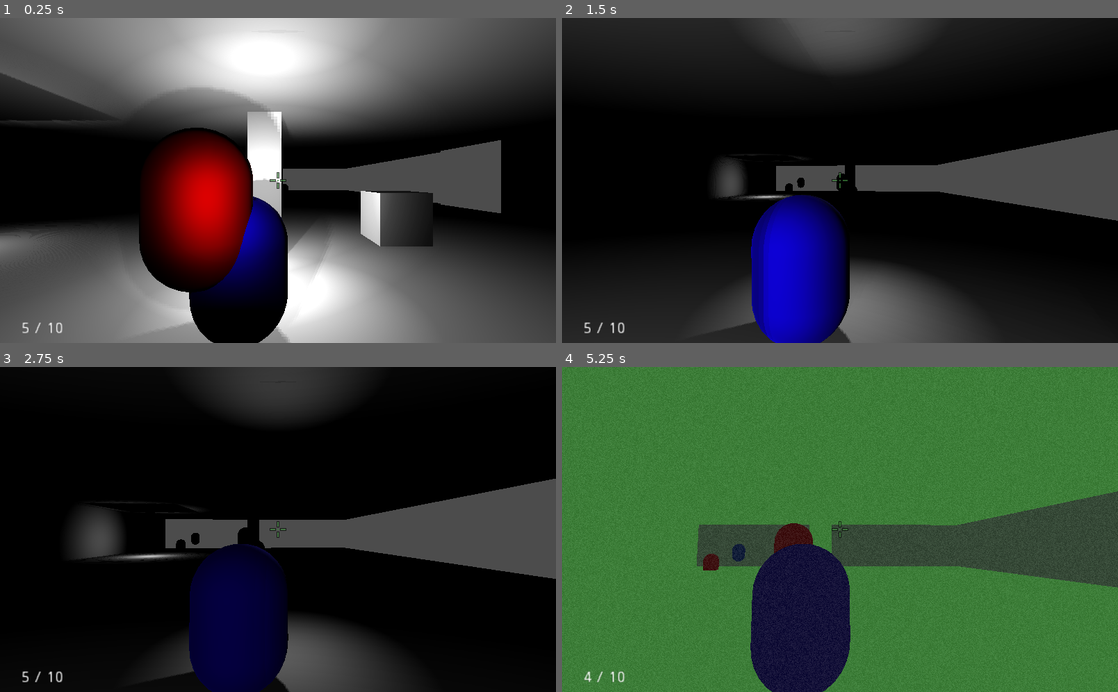
Above: before the commit, frames 1-4 (two rows, left to right).
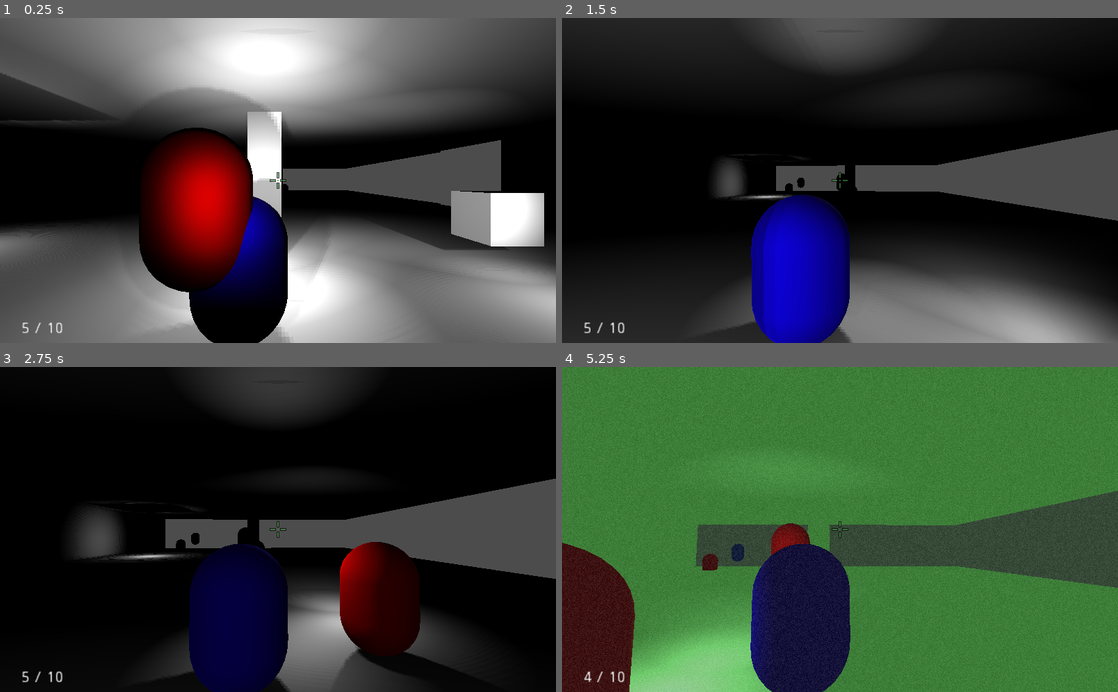
Above: after the commit, the same moments.

Repository: brennosouza/VS-Stealth
Game: Godot game, scene res://scenes/levels/test_level.tscn
Same seed, same stepped clock (60 frames per second), same inputs: the game is played once before the commit and once after it.
Inputs (mouse positions are in pixels of both pictures, inside the frame that each line leads up to):
- Up to frame 1 (0.25 s): no input
- Up to frame 2 (1.5 s): move the mouse to (867, 180) at 0.52 s; hold F (flashlight) 0.53-1.28 s; hold Up (ui_up) from 0.53 s (still down); move the mouse to (812, 180) at 1.27 s; tap Ctrl (crouch) at 1.35 s
- Up to frame 3 (2.75 s): keep holding Up (ui_up); tap F (flashlight) at 1.55 s; move the mouse to (289, 523) at 2.02 s; hold F (flashlight) from 2.03 s (still down)
- Up to frame 4 (5.25 s): keep holding Up (ui_up); move the mouse to (834, 536) at 2.77 s; release F (flashlight) at 2.78 s; tap E (interact) at 2.85 s; tap F (flashlight) at 3.05, 4.55 s; move the mouse to (878, 532) at 3.52 s; hold F (flashlight) 3.53-4.28 s; tap N (nightvision) at 3.6 s; move the mouse to (795, 526) at 4.27 s; click (795, 526) at 4.35 s; move the mouse to (845, 529) at 5.02 s; hold Shift (sprint) from 5.03 s (still down)

The runs differ from the first frame. In frame 1, 10% of the frame differs, in the area x 45-100%, y 25-100%; in frame 2, 11%, in the area x 47-100%, y 23-100%; in frame 3, 7.7%; in frame 4, 10%.

Commit message:
Inimigo criado e segue Path

Diff:
--- /dev/null
+++ b/scenes/characters/Enemy.gd
@@ -0,0 +1,33 @@
+extends KinematicBody
+
+var move_speed = 10
+#export (NodePath) var patrol_path
+var patrol_path
+var patrol_points
+var patrol_index = 0
+var velocity = Vector2.ZERO
+
+#var gravity = -100
+onready var gravity = -ProjectSettings.get_setting("physics/3d/default_gravity")
+
+func _ready():
+	patrol_path = get_parent()
+	if patrol_path:
+		patrol_points = patrol_path.curve.get_baked_points()
+
+
+func _physics_process(delta):
+	if !patrol_path:
+		return
+	var target = patrol_points[patrol_index]
+	if global_transform.origin.distance_to(target) < 5:
+		patrol_index = wrapi(patrol_index + 1, 0, patrol_points.size())
+		target = patrol_points[patrol_index]
+#		target.y = 0
+	velocity = (target - global_transform.origin).normalized() * move_speed
+
+#	# Apply gravity.
+	#velocity.y = 0
+	velocity.y += delta * gravity
+
+	velocity = move_and_slide(velocity, Vector3.UP)
--- /dev/null
+++ b/scenes/characters/Enemy.tscn
@@ -0,0 +1,50 @@
+[gd_scene load_steps=7 format=2]
+
+[ext_resource path="res://scenes/guns/Gun.tscn" type="PackedScene" id=1]
+[ext_resource path="res://audio/footstep.wav" type="AudioStream" id=2]
+[ext_resource path="res://scenes/characters/Enemy.gd" type="Script" id=3]
+
+[sub_resource type="SpatialMaterial" id=1]
+albedo_color = Color( 1, 0, 0, 1 )
+
+[sub_resource type="CapsuleMesh" id=2]
+
+[sub_resource type="CapsuleShape" id=3]
+
+[node name="Enemy" type="Path"]
+curve = null
+
+[node name="KinematicBody" type="KinematicBody" parent="."]
+script = ExtResource( 3 )
+
+[node name="MeshInstance" type="MeshInstance" parent="KinematicBody"]
+transform = Transform( 1, 0, 0, 0, -4.37114e-08, 1, 0, -1, -4.37114e-08, 0, 0, 0 )
+material_override = SubResource( 1 )
+mesh = SubResource( 2 )
+material/0 = null
+
+[node name="CollisionShape" type="CollisionShape" parent="KinematicBody"]
+transform = Transform( 1, 0, 0, 0, -4.37114e-08, -1, 0, 1, -4.37114e-08, 0, 0, 0 )
+shape = SubResource( 3 )
+
+[node name="flashlightholder" type="Spatial" parent="KinematicBody"]
+transform = Transform( 1, 0, 0, 0, 1, 0, 0, 0, 1, 0.210378, 0.19881, -1.54031 )
+
+[node name="SpotLight" type="SpotLight" parent="KinematicBody/flashlightholder"]
+shadow_enabled = true
+shadow_reverse_cull_face = true
+spot_range = 17.3055
+
+[node name="Gun" parent="KinematicBody" instance=ExtResource( 1 )]
+transform = Transform( 1, 0, 0, 0, 1, 0, 0, 0, 1, 0, 0, -2.33317 )
+
+[node name="FootstepsPlayer" type="AudioStreamPlayer3D" parent="KinematicBody"]
+stream = ExtResource( 2 )
+
+[node name="Timer" type="Timer" parent="KinematicBody/FootstepsPlayer"]
+wait_time = 0.6
+one_shot = true
+
+[node name="Camera" type="Camera" parent="."]
+transform = Transform( 1.91069e-15, 1, 4.37114e-08, 4.37114e-08, -4.37114e-08, 1, 1, 0, -4.37114e-08, 8.92434, 27.4543, 0 )
+fov = 112.5
--- a/scenes/levels/test_level.tscn
+++ b/scenes/levels/test_level.tscn
@@ -1,8 +1,9 @@
-[gd_scene load_steps=10 format=2]
+[gd_scene load_steps=12 format=2]
 
 [ext_resource path="res://scenes/characters/Player.tscn" type="PackedScene" id=1]
 [ext_resource path="res://scenes/lights/hanging_light.tscn" type="PackedScene" id=2]
 [ext_resource path="res://scripts/door.gd" type="Script" id=3]
+[ext_resource path="res://scenes/characters/Enemy.tscn" type="PackedScene" id=4]
 
 [sub_resource type="CapsuleMesh" id=1]
 
@@ -11,6 +12,12 @@
 
 [sub_resource type="SpatialMaterial" id=3]
 albedo_color = Color( 0, 0.109804, 1, 1 )
+
+[sub_resource type="Curve3D" id=7]
+_data = {
+"points": PoolVector3Array( 0, 0, 0, 0, 0, 0, 5.68235, 3.8147e-06, -18.2136, 0, 0, 0, 0, 0, 0, 2.41917, 3.8147e-06, -32.9795, 0, 0, 0, 0, 0, 0, -17.9757, 3.8147e-06, -32.4085, 0, 0, 0, 0, 0, 0, -25.1547, 3.8147e-06, -10.7899, 0, 0, 0, 0, 0, 0, -9.40985, 3.8147e-06, 8.3813, 0, 0, 0, 0, 0, 0, 5.68235, 3.8147e-06, -18.2136 ),
+"tilts": PoolRealArray( 0, 0, 0, 0, 0, 0 )
+}
 
 [sub_resource type="Environment" id=4]
 
@@ -290,10 +297,16 @@
 height = 7.84391
 depth = 0.876313
 
+[node name="Enemy" parent="." instance=ExtResource( 4 )]
+transform = Transform( 1, 0, 0, 0, 1, 0, 0, 0, 1, 9.13248, 4.57311, 8.69683 )
+curve = SubResource( 7 )
+
+[node name="Enemies" type="Spatial" parent="."]
+
 [node name="WorldEnvironment" type="WorldEnvironment" parent="."]
 environment = SubResource( 4 )
 
-[node name="KinematicBody" parent="." instance=ExtResource( 1 )]
+[node name="Player" parent="." instance=ExtResource( 1 )]
 transform = Transform( 1, 0, 0, 0, 1, 0, 0, 0, 1, 0, 3.92171, 4.86634 )
 
 [node name="SpotLight" type="SpotLight" parent="."]
@@ -307,7 +320,7 @@
 omni_range = 21.3219
 
 [node name="RigidBody" type="RigidBody" parent="."]
-transform = Transform( 1, 0, 0, 0, 1, 0, 0, 0, 1, 5.62397, 4.07537, 0 )
+transform = Transform( 1, 0, 0, 0, 1, 0, 0, 0, 1, 9.79822, 4.07537, 0 )
 mass = 1.64
 can_sleep = false
 
@@ -317,3 +330,5 @@
 [node name="MeshInstance2" type="MeshInstance" parent="RigidBody"]
 mesh = SubResource( 6 )
 material/0 = null
+
+[editable path="Enemy"]
